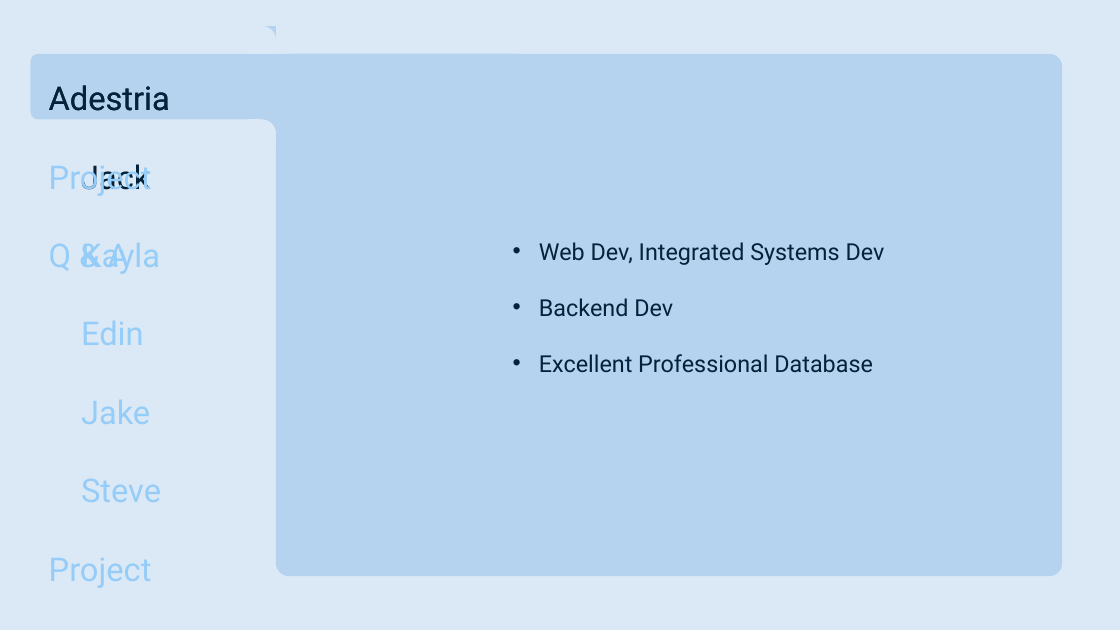
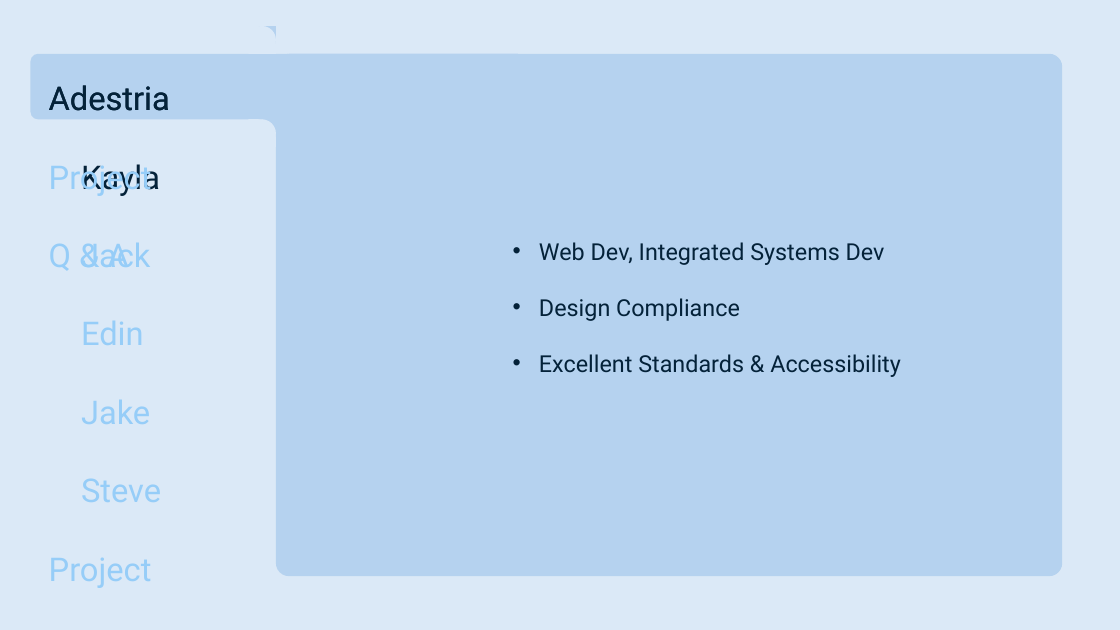
Before and after one commit to smutrux/prog1180, a slide deck: slide 4 of Deliverables/Presentation1.pptx. Drawn at 1120x630 pixels with LibreOffice and Linux fonts; fonts in the diff are those of the drawing. Boxes give left, top, right and bottom in pixels: in the first picture for what was removed or moved away, otherwise in the second. Text is boxed around its words. In the diff, an @@ line names an element or a change of style, - is before the commit and + after.

```diff
--- a/Deliverables/Presentation1.pptx
+++ b/Deliverables/Presentation1.pptx
@@ text at bbox=[81, 164, 160, 196]: paragraph added @@
+Kayla
@@ text at bbox=[81, 243, 160, 274]: paragraph removed @@
-Kayla
@@ text at bbox=[81, 243, 150, 267]: text colour #042239 to #96CDF8 in "Jack" @@
@@ text at bbox=[539, 298, 901, 377]: text changed @@
-• Backend Dev
-• Excellent Professional Database
+• Design Compliance
+• Excellent Standards & Accessibility
```
Also in this commit, not shown: 4 other slides changed.
